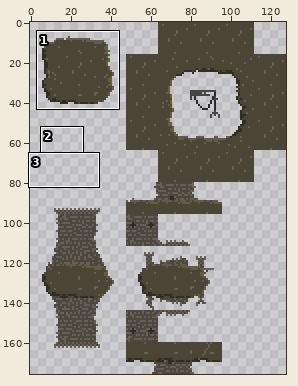
Sprite sheet, stored at LD29/LD29Content/raw/EarthTiles.png. The picture above shows the old version from afar; the outline marks the close-up.
Close-up. Earlier state:
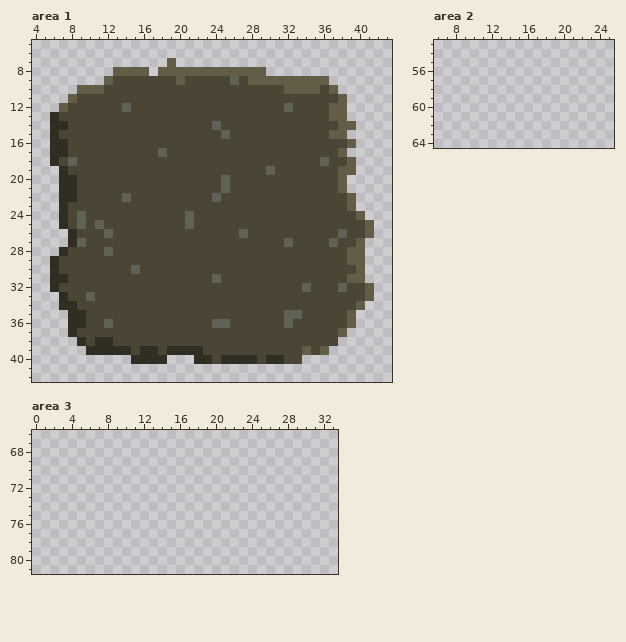
The file is 128x176 pixels. Shown: area 1: x 4..43, y 5..42; area 2: x 6..25, y 53..64; area 3: x 0..33, y 66..81. The commit also changed other parts of the picture, which this record leaves out.
The result:
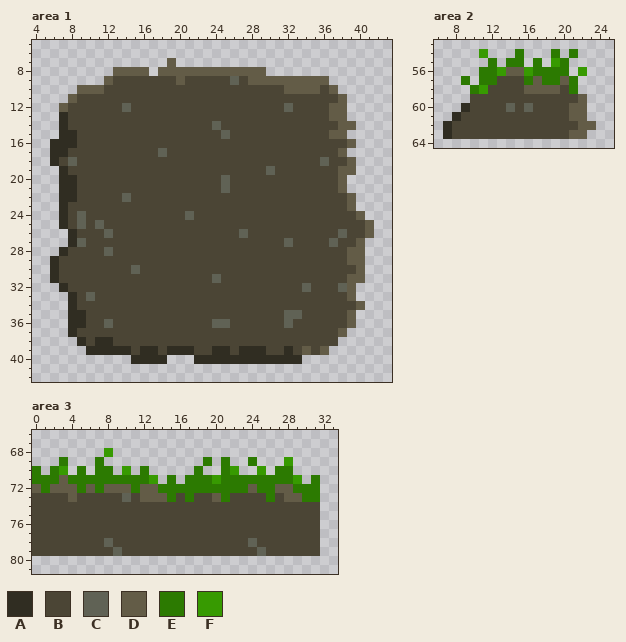
Palette (. is transparent): A #302d22  B #4b4535  C #606255  D #635c47  E #2c7a01  F #379a01
Diff:
--- area 1
@@ x 4..10 @@
 12 ...DBBB
-13 ..ABBBB
-14 ..AABBB
-15 ..ABBBB
-16 ..AABBB
+13 ...ABBB
+14 ...ABBB
+15 ...AABB
+16 ..AAABB
 17 ..AABBB
@@ x 19..26 @@
 21 BBBBBBCB
-22 BBBBBCBB
+22 BBBBBBBB
 23 BBBBBBBB
 24 BBCBBBBB
-25 BBCBBBBB
+25 BBBBBBBB
 26 BBBBBBBB
@@ x 4..43 @@
 30 ..ABBBBBBBBCBBBBBBBBBBBBBBBBBBBBBBBBD...
-31 ..AABBBBBBBBBBBBBBBBCBBBBBBBBBBBBBBDD...
-32 ..ABBBBBBBBBBBBBBBBBBBBBBBBBBBCBBBCBBD..
-33 ...ABBCBBBBBBBBBBBBBBBBBBBBBBBBBBBBBBD..
-34 ...AABBBBBBBBBBBBBBBBBBBBBBBBBBBBBBBD...
+31 ..ABBBBBBBBBBBBBBBBBCBBBBBBBBBBBBBBDD...
+32 ...ABBBBBBBBBBBBBBBBBBBBBBBBBBCBBBCD....
+33 ....ABCBBBBBBBBBBBBBBBBBBBBBBBBBBBBD....
+34 ....ABBBBBBBBBBBBBBBBBBBBBBBBBBBBBBBD...
 35 ....AABBBBBBBBBBBBBBBBBBBBBBCCBBBBBD....
@@ x 20..35 @@
 38 BBBBBBBBBBBBBBBB
-39 AAABBBBBBBBBBBDB
-40 ..AABAAAABAABB..
+39 AABBAABAAABBABDB
+40 ..AAAAAAAAAAAA..
 41 ................
--- area 2
@@ x 6..25 @@
 53 ....................
-54 ....................
-55 ....................
-56 ....................
-57 ....................
-58 ....................
-59 ....................
-60 ....................
-61 ....................
-62 ....................
-63 ....................
+54 .....F...E...E.E....
+55 ......E.EE.E.FE.....
+56 .....EEFDDFEEEE.F...
+57 ...E.EEBBBEDEEDE....
+58 ....EFBBBBDDDDBE....
+59 ....BBBBBBBBBBBBD...
+60 ...ABBBBCBCBBBBDD...
+61 ..ABBBBBBBBBBBBDD...
+62 .ABBBBBBBBBBBBBBDD..
+63 .ABBBBBBBBBBBBBDD...
 64 ....................
--- area 3
@@ x 0..33 @@
 67 ..................................
-68 ..................................
-69 ..................................
-70 ..................................
-71 ..................................
-72 ..................................
-73 ..................................
-74 ..................................
-75 ..................................
-76 ..................................
-77 ..................................
-78 ..................................
-79 ..................................
+68 ........F.........................
+69 ...E...E...........E.E..E...F.....
+70 E.EF.E.EE.F.E.....E..EF..F.EE.....
+71 EEEDEEEEEEEEEF.E.EEEFEEEEEEEEF.E..
+72 DEDDDEDEDDDEDDEEEEEEEEEEDEEDDEEE..
+73 BBBBDBBBBBCBDDDEBEBBDEBBBBEBDDEE..
+74 BBBBBBBBBBBBBBBBBBBBBBBBBBBBBBBB..
+75 BBBBBBBBBBBBBBBBBBBBBBBBBBBBBBBB..
+76 BBBBBBBBBBBBBBBBBBBBBBBBBBBBBBBB..
+77 BBBBBBBBBBBBBBBBBBBBBBBBBBBBBBBB..
+78 BBBBBBBBCBBBBBBBBBBBBBBBCBBBBBBB..
+79 BBBBBBBBBCBBBBBBBBBBBBBBBCBBBBBB..
 80 ..................................
Boxes around the changes in both close-ups, in picture pixels (x1, y1, x2, y2):
changed: (50, 112, 77, 148)
changed: (185, 193, 221, 229)
changed: (50, 274, 77, 310)
changed: (347, 283, 374, 301)
changed: (194, 346, 302, 364)
added: (443, 49, 596, 139)
added: (32, 448, 320, 556)
